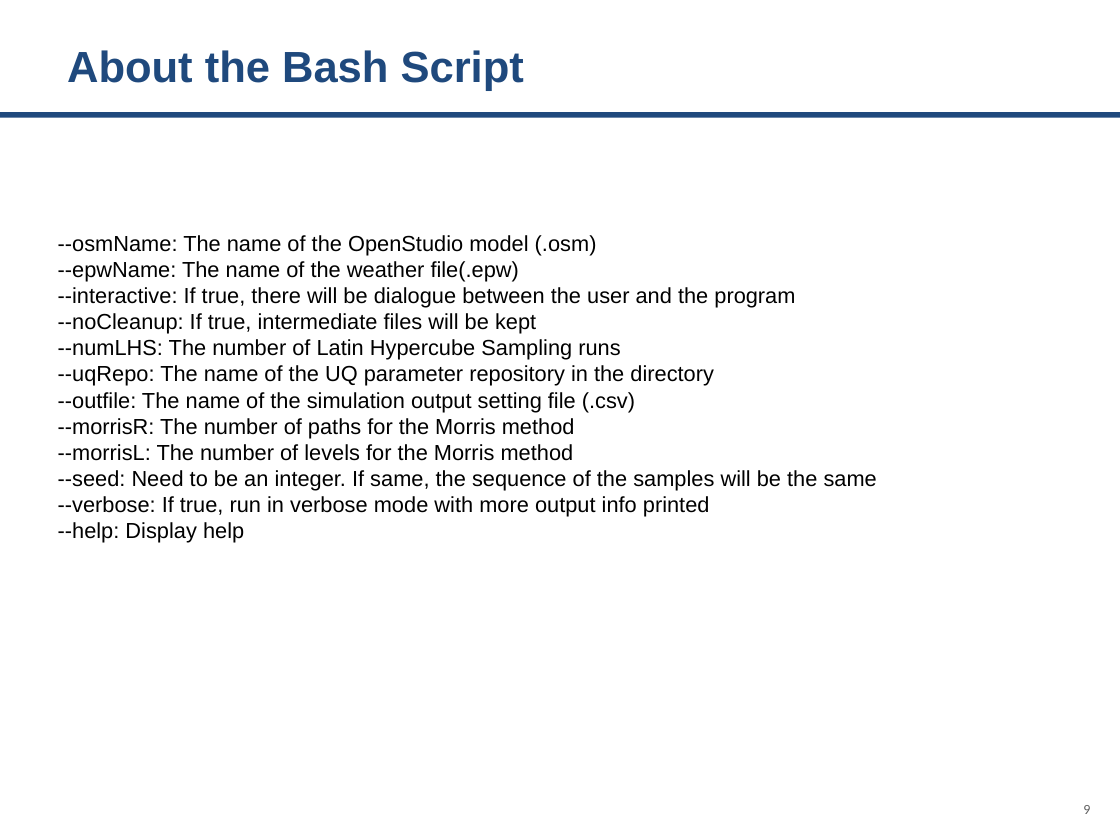
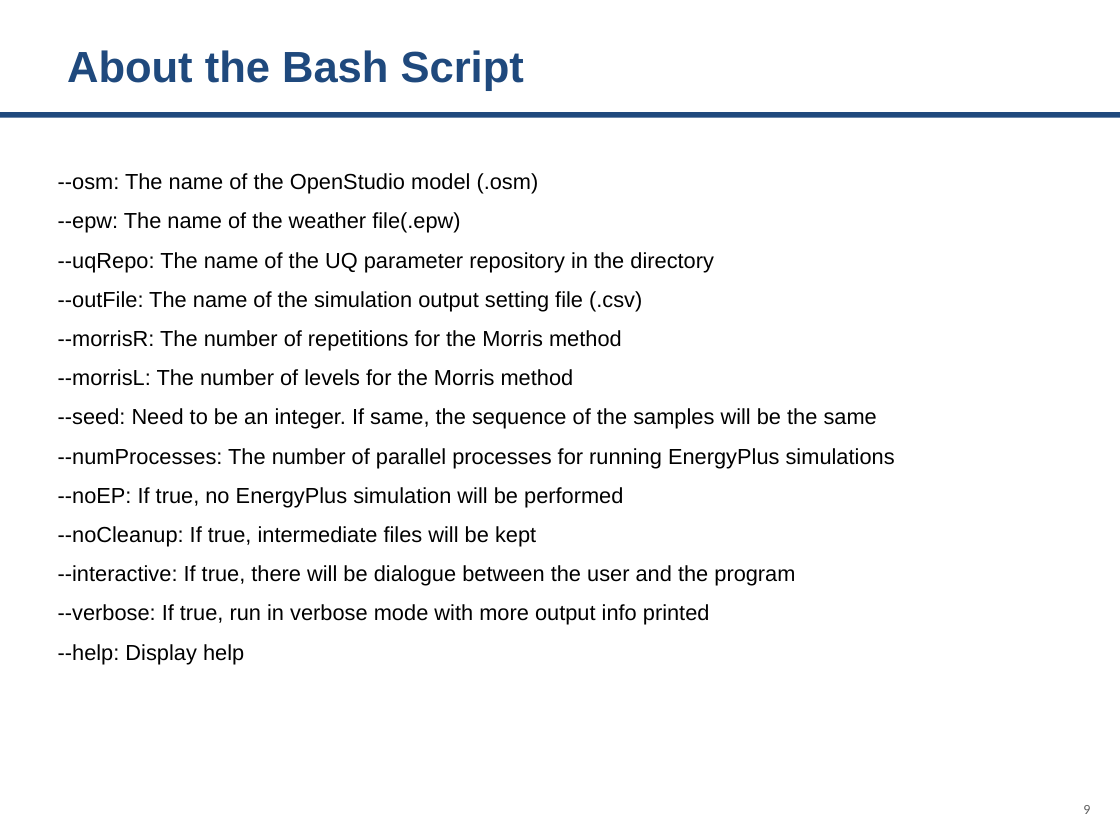
Before and after one commit to Argonne-National-Laboratory/BCUS, a slide deck: slide 9 of tutorials/Sensitivity Analysis.pptx. Drawn at 1120x840 pixels with LibreOffice and Linux fonts; fonts in the diff are those of the drawing. Boxes give left, top, right and bottom in pixels: in the first picture for what was removed or moved away, otherwise in the second. Text is boxed around its words. In the diff, an @@ line names an element or a change of style, - is before the commit and + after.

```diff
--- a/tutorials/Sensitivity Analysis.pptx
+++ b/tutorials/Sensitivity Analysis.pptx
@@ text "--osm: The name of the ...": place and size @@
-text "--osm: The name of the ..." at <box>58,235,877,543</box>
+text "--osm: The name of the ..." at <box>58,173,895,664</box>
@@ text at <box>58,173,539,233</box>: text changed @@
---osmName: The name of the OpenStudio model (.osm)
---epwName: The name of the weather file(.epw)
---interactive: If true, there will be dialogue between the user and the program
---noCleanup: If true, intermediate files will be kept
---numLHS: The number of Latin Hypercube Sampling runs
+--osm: The name of the OpenStudio model (.osm)
+--epw: The name of the weather file(.epw)
@@ text at <box>58,252,877,664</box>: line spacing 1 to 1.5 @@
@@ text at <box>58,291,642,351</box>: text changed @@
---outfile: The name of the simulation output setting file (.csv)
---morrisR: The number of paths for the Morris method
+--outFile: The name of the simulation output setting file (.csv)
+--morrisR: The number of repetitions for the Morris method
@@ text at <box>58,448,895,586</box>: paragraphs added @@
+--numProcesses: The number of parallel processes for running EnergyPlus simulations
+--noEP: If true, no EnergyPlus simulation will be performed
+--noCleanup: If true, intermediate files will be kept
+--interactive: If true, there will be dialogue between the user and the program
```
Also in this commit, not shown: 14 other slides changed, 1 slide removed, 14 other files.
